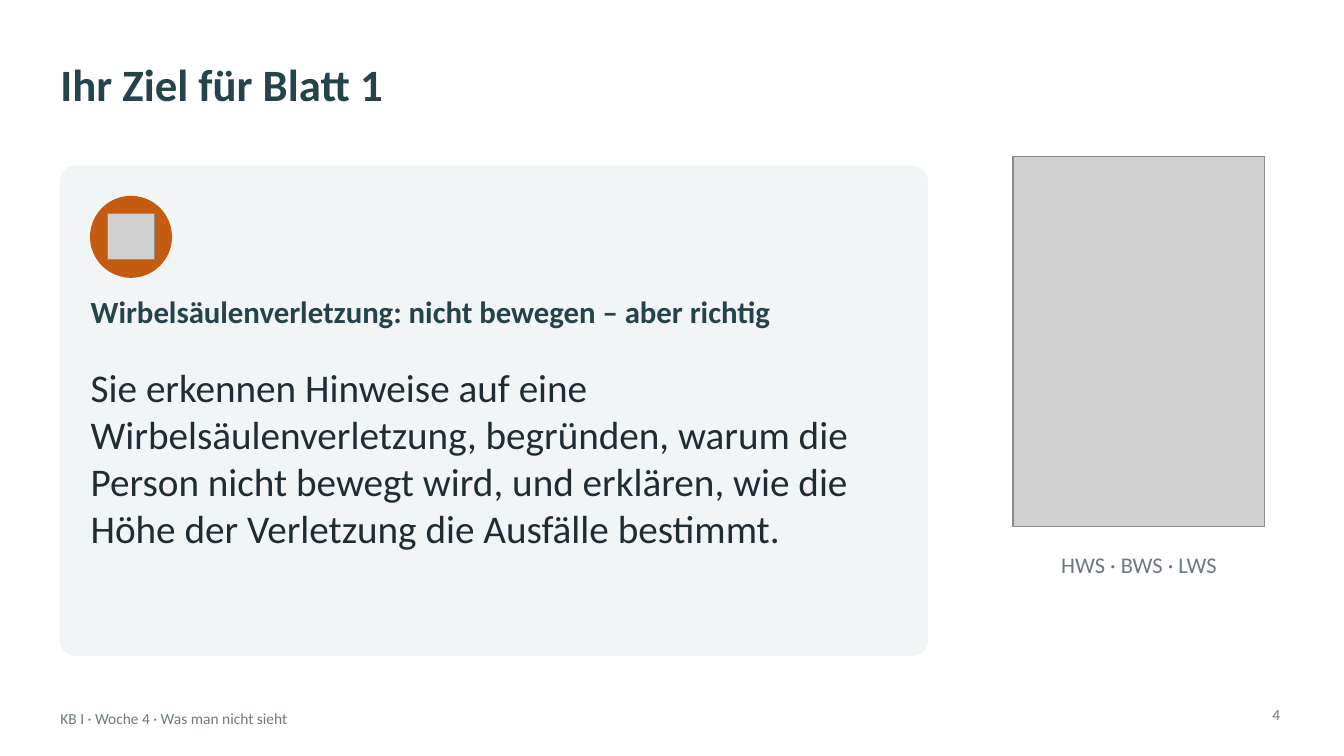
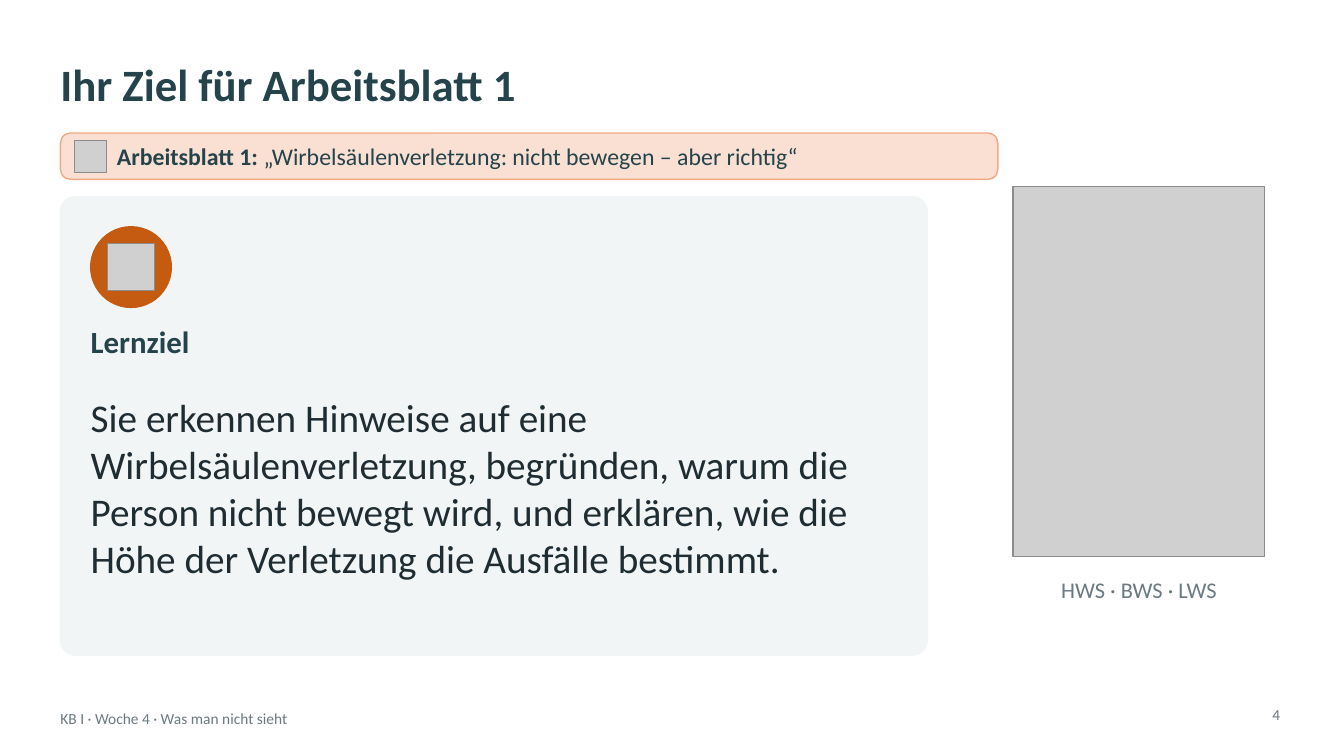
Before and after one commit to klawittersven-arch/3BFP2-kb1-notfall, a slide deck: slide 4 of arbeitsblatt/KB1_W4_Praesentation_1_Einstieg_Wirbelsaeule.pptx. Drawn at 1344x756 pixels with LibreOffice and Linux fonts; fonts in the diff are those of the drawing; grey boxes stand for pictures; background and template pictures are left out. Boxes give left, top, right and bottom in pixels: in the first picture for what was removed or moved away, otherwise in the second. Text is boxed around its words. In the diff, an @@ line names an element or a change of style, - is before the commit and + after.

```diff
--- a/arbeitsblatt/KB1_W4_Praesentation_1_Einstieg_Wirbelsaeule.pptx
+++ b/arbeitsblatt/KB1_W4_Praesentation_1_Einstieg_Wirbelsaeule.pptx
@@ title at [60, 69, 516, 102]: text changed @@
-Ihr Ziel für Blatt 1
+Ihr Ziel für Arbeitsblatt 1
@@ rounded rectangle added at [60, 133, 998, 179], fill #F1A983 at 35% opacity, outline #F1A983 1 pt @@
@@ picture added at [75, 140, 107, 172] @@
@@ text at [117, 148, 798, 169]: text changed; size 22 to 17 pt; bold off @@
-Wirbelsäulenverletzung: nicht bewegen – aber richtig
+Arbeitsblatt 1: „Wirbelsäulenverletzung: nicht bewegen – aber richtig“
@@ text "Arbeitsblatt 1: „Wirbelsäulenverletzung: nicht bewegen ..." at [117, 148, 798, 169]: vertical alignment top to middle @@
@@ rounded rectangle: place and size @@
-rounded rectangle at [60, 166, 928, 655]
+rounded rectangle at [60, 197, 928, 655]
@@ rounded rectangle at [60, 197, 928, 655]: proportions changed @@
@@ 2 pictures, 1 ellipse: place and size @@
-2 pictures, 1 ellipse at [91, 156, 1265, 526]
+2 pictures, 1 ellipse at [91, 187, 1265, 557]
@@ text added at [91, 331, 190, 354], 22 pt, text #25434B, bold @@
+Lernziel
@@ text "Sie erkennen Hinweise auf eine ...": place and size @@
-text "Sie erkennen Hinweise auf eine ..." at [91, 374, 848, 550]
+text "Sie erkennen Hinweise auf eine ..." at [91, 404, 848, 580]
@@ text "HWS · BWS · LWS": place and size @@
-text "HWS · BWS · LWS" at [1061, 558, 1216, 573]
+text "HWS · BWS · LWS" at [1061, 583, 1216, 598]
```
Also in this commit, not shown: 4 other slides changed, 3 other files.
